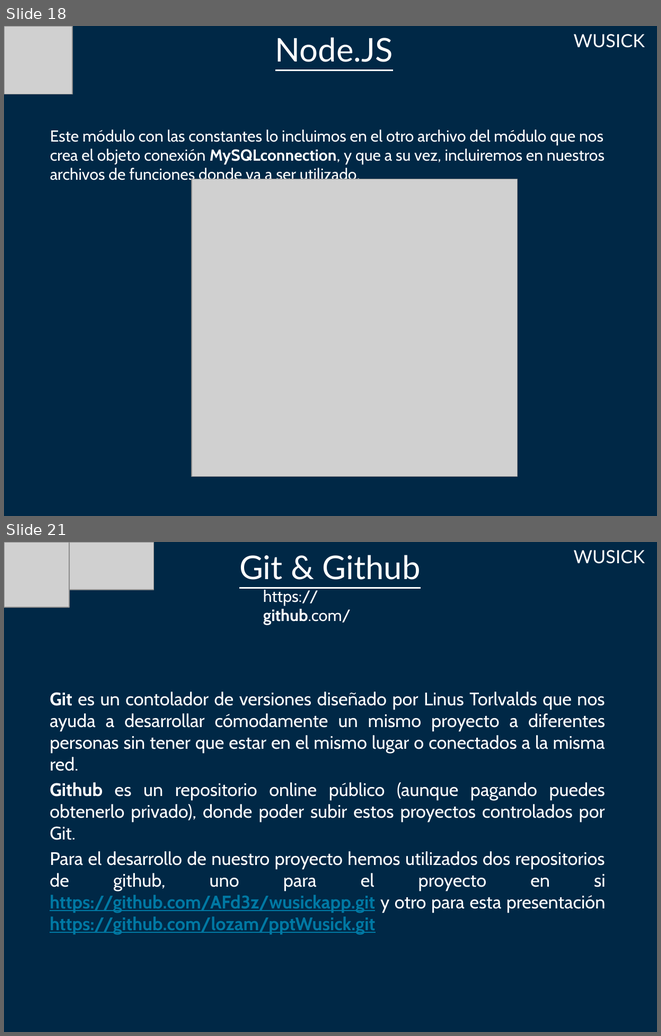
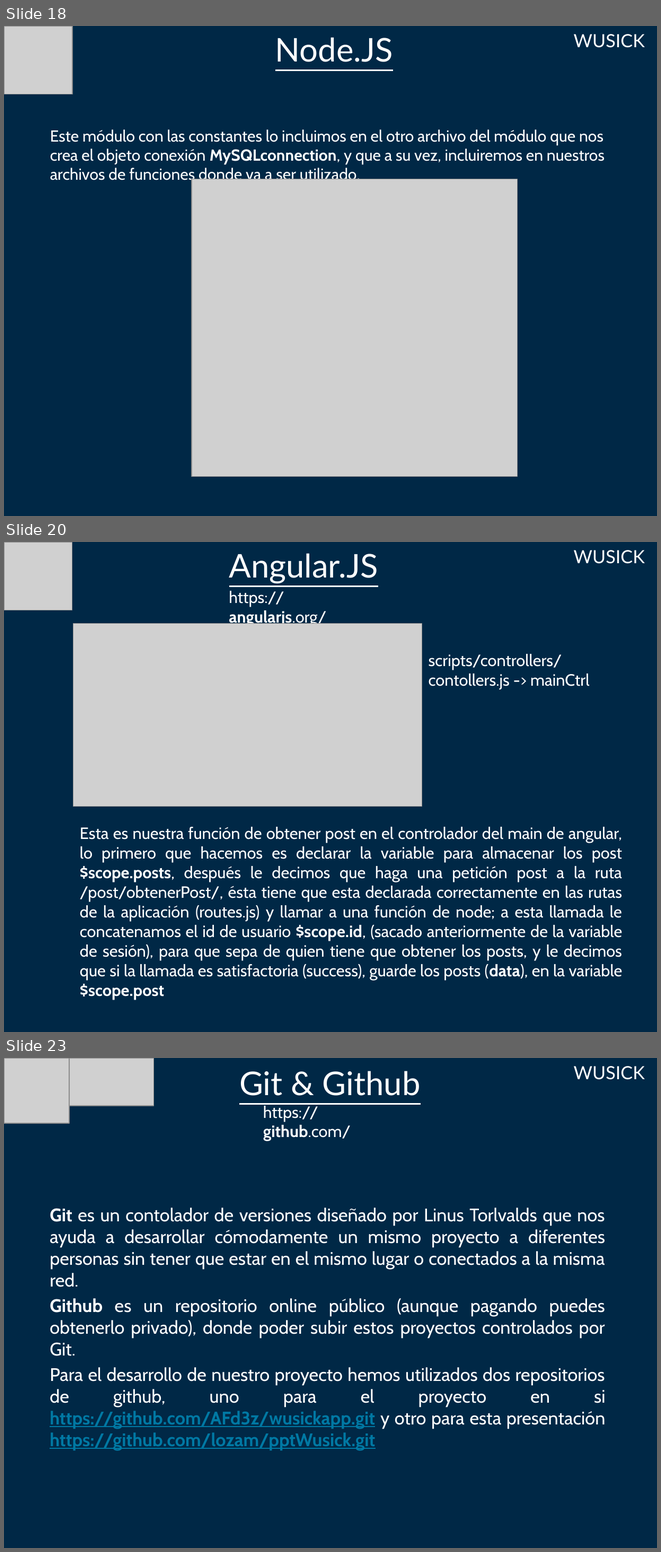
Before and after one commit to jha86/pptWusick, a slide deck: Presentación1.pptx. Shown one above the other, each under a label of ours: slides 18 and 21 before the commit, slides 18, 20 and 23 after it; the slides between them are not shown. The pictures are 661x1036 and 661x1552 pixels, drawn with LibreOffice and Linux fonts; fonts in the diff are those of the drawing; grey boxes stand for pictures. Boxes give left, top, right and bottom in pixels: in the first picture for what was removed or moved away, otherwise in the second. Text is boxed around its words. In the diff, an @@ line names an element or a change of style, - is before the commit and + after.

```diff
--- a/Presentación1.pptx
+++ b/Presentación1.pptx
@@ slide 20 added at (x1=4, y1=542, x2=657, y2=1032), background #002846 @@
@@ picture added at (x1=4, y1=542, x2=72, y2=610) @@
@@ text added at (x1=229, y1=553, x2=378, y2=584), 36 pt, text #FFFFFF, underline @@
+Angular.JS
@@ title added at (x1=574, y1=550, x2=645, y2=564), 20 pt, text #FFFFFF @@
+WUSICK
@@ text added at (x1=229, y1=591, x2=326, y2=626), 18 pt, text #FFFFFF @@
+https://angularjs.org/
@@ picture added at (x1=73, y1=623, x2=422, y2=806) @@
@@ text added at (x1=429, y1=654, x2=589, y2=689), 18 pt, text #FFFFFF @@
+scripts/controllers/contollers.js -> mainCtrl
@@ text added at (x1=80, y1=827, x2=623, y2=999), 18 pt, text #FFFFFF @@
+Esta es nuestra función de obtener post en el controlador del main de angular, lo primero que hacemos es declarar la variable para almacenar los post $scope.posts, después le decimos que haga una petición post a la ruta /post/obtenerPost/, ésta tiene que esta declarada correctamente en las rutas de la aplicación (routes.js) y llamar a una función de node; a esta llamada le concatenamos el id de usuario $scope.id, (sacado anteriormente de la variable de sesión), para que sepa de quien tiene que obtener los posts, y le decimos que si la llamada es satisfactoria (success), guarde los posts (data), en la variable $scope.post
@@ what was slide 21 is now slide 23 @@
```
Also in this commit, not shown: 2 slides changed, 1 other slide added.
